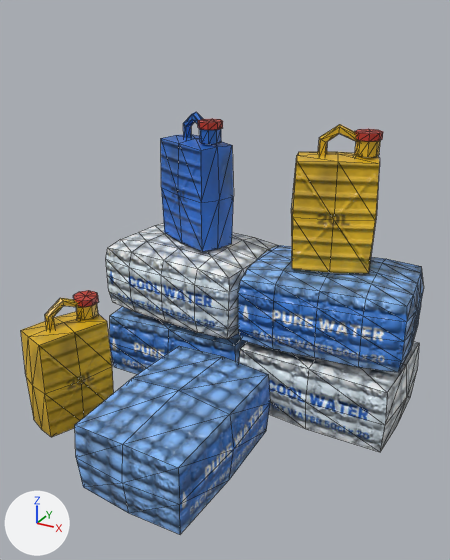
The glTF model src/assets/models/prop_soft_cartons.glb: old version first, new version second.
The view is the same before and after, from a 50 mm lens placed at (0.66, -1.201, 0.988), pointed at (0.031, -0.057, 0.416). Arrows for +X, +Y and +Z are at lower left; the lights stay in place. The first picture is the older version. Mesh edges are drawn as thin lines. Where no turn or scale is listed for an object, it has been applied to the vertices. Vertices at exactly the same position are counted once.

Names of what the first picture shows: 'prop_soft_cartons_body'.
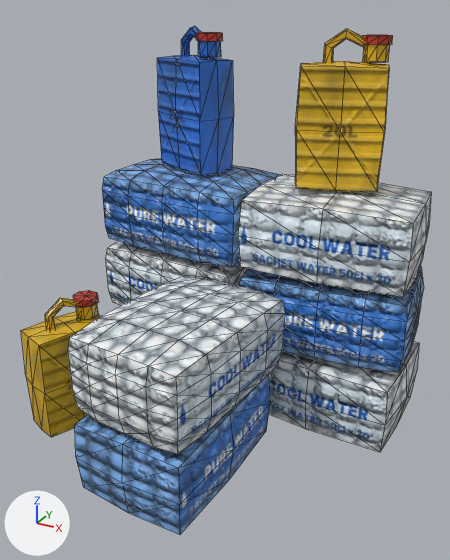
Location of each change, [x1, y1, x2, y2] in pixels of the pictures (450 x 560 px; the box of a moved part takes in the faces that stretch with it):
'prop_soft_cartons_body', reshaped (20% taller): before [21, 112, 424, 534]; after [21, 26, 431, 534]
part 1 of me_prop_soft_cartons_body, moved or reshaped: before [161, 134, 233, 251]; after [157, 55, 234, 175]
part 2 of me_prop_soft_cartons_body, moved or reshaped: before [183, 112, 203, 138]; after [181, 26, 209, 58]
part 3 of me_prop_soft_cartons_body, moved or reshaped: before [198, 119, 223, 144]; after [196, 32, 223, 57]
part 4 of me_prop_soft_cartons_body, moved or reshaped: before [291, 152, 380, 273]; after [295, 61, 389, 191]
part 5 of me_prop_soft_cartons_body, moved or reshaped: before [318, 124, 362, 157]; after [323, 28, 371, 64]
part 6 of me_prop_soft_cartons_body, moved or reshaped: before [355, 129, 383, 157]; after [363, 35, 393, 62]
part 7 of me_prop_soft_cartons_body, added (blue): after [102, 158, 280, 267]
part 8 of me_prop_soft_cartons_body, added: after [68, 275, 285, 454]
part 9 of me_prop_soft_cartons_body, added: after [238, 174, 431, 297]

What the commit changed:
me_prop_soft_cartons_body is used by ob_prop_soft_cartons_body; location (0.0, 0.0, 0.0).
me_prop_soft_cartons_body had 532 vertices, 984 faces and spanned x -0.42..0.427, y -0.425..0.338, z 0.0..0.745.
me_prop_soft_cartons_body now has 754 vertices, 1416 faces and spans x -0.42..0.427, y -0.425..0.338, z 0.0..0.945.
me_prop_soft_cartons_body part 1: the loose piece of 26 vertices spanning x -0.286..-0.074, y 0.085..0.255, z 0.4..0.68 is moved by (0.0, 0.0, 0.2).
me_prop_soft_cartons_body part 2: the loose piece of 25 vertices spanning x -0.222..-0.121, y 0.137..0.194, z 0.667..0.745 is moved by (0.0, 0.0, 0.2).
me_prop_soft_cartons_body part 3: the loose piece of 35 vertices spanning x -0.15..-0.092, y 0.115..0.173, z 0.68..0.732 is moved by (0.0, 0.0, 0.2).
me_prop_soft_cartons_body part 4: the loose piece of 26 vertices spanning x 0.095..0.305, y 0.09..0.25, z 0.4..0.68 is moved by (0.0, 0.0, 0.2).
me_prop_soft_cartons_body part 5: the loose piece of 25 vertices spanning x 0.156..0.26, y 0.147..0.199, z 0.667..0.745 is moved by (0.0, 0.0, 0.2).
me_prop_soft_cartons_body part 6: the loose piece of 35 vertices spanning x 0.232..0.29, y 0.163..0.221, z 0.68..0.732 is moved by (0.0, 0.0, 0.2).
me_prop_soft_cartons_body part 7: a new loose piece of 98 vertices spanning x -0.392..0.032, y 0.006..0.311, z 0.401..0.601, in mat_main.
me_prop_soft_cartons_body part 8: a new loose piece of 98 vertices spanning x -0.151..0.169, y -0.424..0.008, z 0.2..0.4, in mat_main.
me_prop_soft_cartons_body part 9: a new loose piece of 26 vertices spanning x 0.003..0.417, y 0.019..0.321, z 0.401..0.603, in mat_main.
